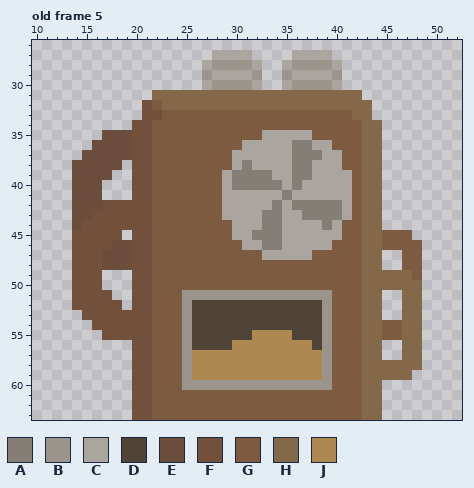
Pixel-art file: assets_raw/machine_part_right_bottom.aseprite. The picture above was drawn from the file before the commit.
64x64 pixels, 6 frames. Shown: old frame 5: x 10..52, y 26..63.
Palette (. is transparent): A #857e76  B #9a948d  C #aaa59f  D #4e4335  E #6a4e3b  F #72513c  G #7c5b41  H #83684a  J #ad8951
Pixels before, old frame 5, first column x 14:
27 ..............CCCC....CCCC.........
28 .............CBBBBC..CBBBBC........
29 .............BCCCCB..BCCCCB........
30 .............CBBBBC..CBBBBC........
31 ........HHHHHHHHHHHHHHHHHHHHH......
32 .......FGHHHHHHHHHHHHHHHHHHHHH.....
33 .......FFGGGGGGGGGGGGGGGGGGGHH.....
34 ......FFGGGGGGGGGGGGGGGGGGGGGHH....
35 ...EEEFFGGGGGGGGGGGCCCCCGGGGGHH....
36 ..EEEEFFGGGGGGGGGCCCCCAACCGGGHH....
37 .EEEEEFFGGGGGGGGCCCCCCAAACCGGHH....
38 EEEEE.FFGGGGGGGGCACCCCAACCCGGHH....
39 EEEE..FFGGGGGGGCAAAACCAACCCCGHH....
40 EEE...FFGGGGGGGCAAAAACACCCCCGHH....
41 EEE...FFGGGGGGGCCCCCCACCCCCCGHH....
42 EEEFFFFFGGGGGGGCCCCCACAAAAACGHH....
43 EEFFFFFFGGGGGGGCCCCAACCAAAACGHH....
44 EFFFFFFFGGGGGGGGCCCAACCCCACGGHH....
45 FFFFF.FFGGGGGGGGCCAAACCCCCCGGHHGGG.
46 FFFFEEFFGGGGGGGGGCCAACCCCCGGGHHGGGG
47 FFFEEEFFGGGGGGGGGGGCCCCCGGGGGHH..GG
48 FFFEEEFFGGGGGGGGGGGGGGGGGGGGGHH..GG
49 FFF...FFGGGGGGGGGGGGGGGGGGGGGHHHHHG
50 FFF...FFGGGGGGGGGGGGGGGGGGGGGHHHHHH
51 FFFF..FFGGGBBBBBBBBBBBBBBBGGGHH..HH
52 FFFFF.FFGGGBDDDDDDDDDDDDDBGGGHH..HH
53 .FFFFFFFGGGBDDDDDDDDDDDDDBGGGHH..HH
54 ..FFFFFFGGGBDDDDDDDDDDDDDBGGGHHGGHH
55 ...FFFFFGGGBDDDDDDJJJJDDDBGGGHHGGHH
56 ......FFGGGBDDDDJJJJJJJJDBGGGHH..HH
57 ......FFGGGBJJJJJJJJJJJJJBGGGHH..HH
58 ......FFGGGBJJJJJJJJJJJJJBGGGHHHHHH
59 ......FFGGGBJJJJJJJJJJJJJBGGGHHHHH.
60 ......FFGGGBBBBBBBBBBBBBBBGGGHH....
61 ......FFGGGGGGGGGGGGGGGGGGGGGHH....
62 ......FFGGGGGGGGGGGGGGGGGGGGGHH....
63 ......FFGGGGGGGGGGGGGGGGGGGGGHH....
After the commit:
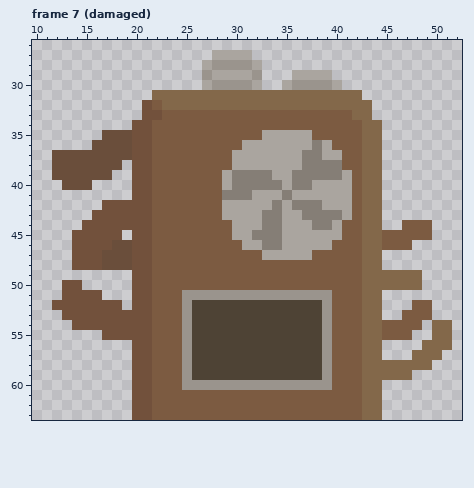
A new or re-ordered frame is compared with the old frame closest to it.
Commit message: damaged parts
Change:
{"change": "frames 6 -> 7"}
{"where": "frame 7 (damaged) is new; against old frame 5"}
{"frame":7,"y":27,"x":36,"old":"CCCC","new":"...."}
{"frame":7,"y":28,"x":35,"old":"CBBBBC","new":"......"}
{"frame":7,"y":29,"x":35,"old":"B","new":"."}
{"frame":7,"y":29,"x":40,"old":"B","new":"."}
{"frame":7,"y":36,"x":36,"old":"AAC","new":"CCA"}
{"frame":7,"y":37,"x":12,"old":"...","new":"EEE"}
{"frame":7,"y":37,"x":36,"old":"A","new":"C"}
{"frame":7,"y":38,"x":12,"old":"..","new":"EE"}
{"frame":7,"y":38,"x":31,"old":"A","new":"C"}
{"frame":7,"y":38,"x":36,"old":"A","new":"C"}
{"frame":7,"y":38,"x":38,"old":"CCC","new":"AAA"}
{"frame":7,"y":39,"x":12,"old":"..","new":"EE"}
{"frame":7,"y":39,"x":38,"old":"CCC","new":"AAA"}
{"frame":7,"y":40,"x":13,"old":".","new":"E"}
{"frame":7,"y":40,"x":16,"old":"E","new":"."}
{"frame":7,"y":40,"x":37,"old":"C","new":"A"}
{"frame":7,"y":41,"x":14,"old":"EEE","new":"..."}
{"frame":7,"y":41,"x":29,"old":"CCC","new":"AAA"}
{"frame":7,"y":42,"x":14,"old":"EEE","new":"..."}
{"frame":7,"y":42,"x":39,"old":"AA","new":"CC"}
{"frame":7,"y":43,"x":14,"old":"EE","new":".."}
{"frame":7,"y":44,"x":14,"old":"E","new":"."}
{"frame":7,"y":44,"x":38,"old":"C","new":"A"}
{"frame":7,"y":44,"x":47,"old":"...","new":"GGG"}
{"frame":7,"y":45,"x":48,"old":"..","new":"GG"}
{"frame":7,"y":46,"x":48,"old":"G","new":"."}
{"frame":7,"y":47,"x":47,"old":"GG","new":".."}
{"frame":7,"y":48,"x":47,"old":"GG","new":".."}
{"frame":7,"y":49,"x":14,"old":"FFF","new":"..."}
{"frame":7,"y":49,"x":48,"old":"G","new":"H"}
{"frame":7,"y":50,"x":13,"old":".","new":"F"}
{"frame":7,"y":50,"x":15,"old":"FF","new":".."}
{"frame":7,"y":51,"x":13,"old":".","new":"F"}
{"frame":7,"y":51,"x":17,"old":"F","new":"."}
{"frame":7,"y":51,"x":47,"old":"HH","new":".."}
{"frame":7,"y":52,"x":12,"old":"..","new":"FF"}
{"frame":7,"y":52,"x":47,"old":"HH.","new":".GG"}
{"frame":7,"y":53,"x":13,"old":"..","new":"FF"}
{"frame":7,"y":53,"x":47,"old":"HH.","new":"GGG"}
{"frame":7,"y":54,"x":14,"old":"..","new":"FF"}
{"frame":7,"y":54,"x":47,"old":"HH","new":"GG"}
{"frame":7,"y":54,"x":50,"old":"..","new":"HH"}
{"frame":7,"y":55,"x":32,"old":"JJJJ","new":"DDDD"}
{"frame":7,"y":55,"x":47,"old":"HH","new":"G."}
{"frame":7,"y":55,"x":50,"old":"..","new":"HH"}
{"frame":7,"y":56,"x":30,"old":"JJJJJJJJ","new":"DDDDDDDD"}
{"frame":7,"y":56,"x":47,"old":"HH...","new":"..HHH"}
{"frame":7,"y":57,"x":26,"old":"JJJJJJJJJJJJJ","new":"DDDDDDDDDDDDD"}
{"frame":7,"y":57,"x":47,"old":"H","new":"."}
{"frame":7,"y":57,"x":49,"old":"..","new":"HH"}
{"frame":7,"y":58,"x":26,"old":"JJJJJJJJJJJJJ","new":"DDDDDDDDDDDDD"}
{"frame":7,"y":58,"x":49,"old":".","new":"H"}
{"frame":7,"y":59,"x":26,"old":"JJJJJJJJJJJJJ","new":"DDDDDDDDDDDDD"}
